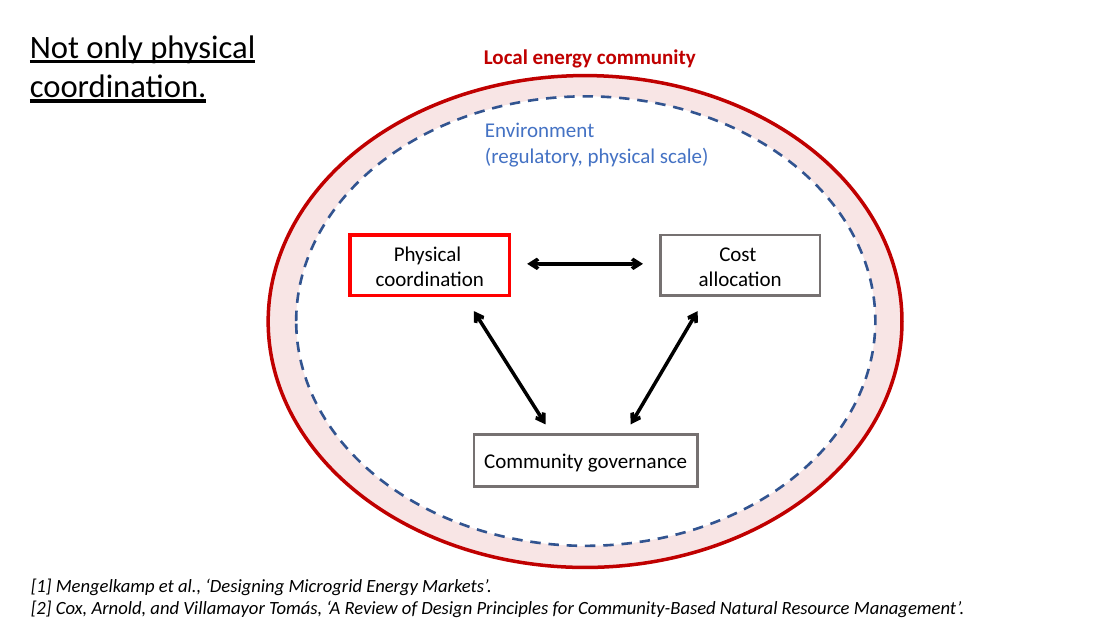
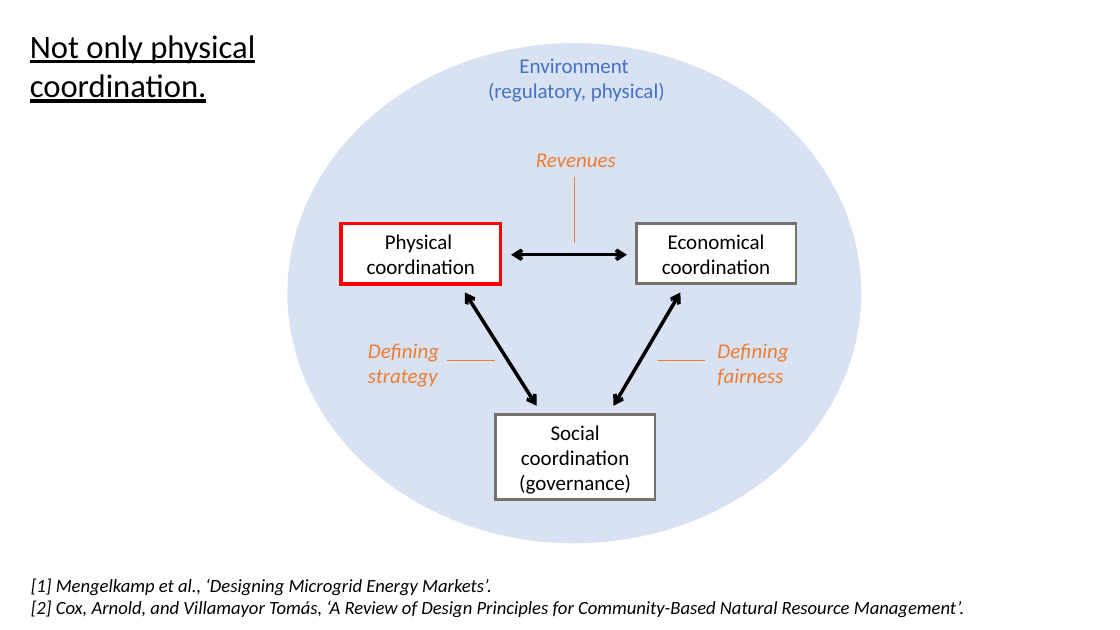
Before and after one commit to Jonathan56/supplementary_thesis, a slide deck: slide 38 of figures.pptx (slide 39 before the commit). Drawn at 1120x630 pixels with LibreOffice and Linux fonts; fonts in the diff are those of the drawing. Boxes give left, top, right and bottom in pixels: in the first picture for what was removed or moved away, otherwise in the second. Text is boxed around its words. In the diff, an @@ line names an element or a change of style, - is before the commit and + after.

```diff
--- a/figures.pptx
+++ b/figures.pptx
@@ ellipse: place and size @@
-ellipse at [297, 97, 875, 546]
+ellipse at [287, 43, 861, 543]
@@ ellipse at [287, 43, 861, 543]: fill #FFFFFF to #4472C4 at 20% opacity; outline #325491 2.25 pt dashed to none @@
@@ text "Environment": place and size @@
-text "Environment" at [485, 122, 709, 167]
+text "Environment" at [488, 58, 665, 102]
@@ text removed at [484, 49, 696, 68] @@
-Local energy community
@@ text at [519, 58, 628, 73]: alignment left to centre @@
@@ ellipse removed at [268, 76, 902, 568] @@
@@ text at [488, 83, 665, 102]: text changed @@
-(regulatory, physical scale)
+(regulatory, physical)
@@ text added at [536, 153, 616, 167], 18 pt, text #ED7D31, italic @@
+Revenues
@@ line added from (574, 243) to (574, 176), #ED7D31 0.5 pt @@
@@ rectangle "Physical": place and size @@
-rectangle "Physical" at [350, 235, 510, 296]
+rectangle "Physical" at [341, 223, 501, 284]
@@ rectangle added at [636, 223, 796, 284], fill #FFFFFF, outline #767171 2.25 pt, 18 pt, text #000000 @@
+Economical coordination
@@ rectangle removed at [660, 235, 820, 296] @@
-Cost
-allocation
@@ double arrow moved from (528, 264) - (644, 264) to (511, 255) - (627, 255) @@
@@ double arrow moved from (474, 311) - (546, 424) to (465, 292) - (537, 406) @@
@@ double arrow moved from (697, 311) - (631, 424) to (681, 292) - (613, 406) @@
@@ text added at [368, 343, 439, 387], 18 pt, text #ED7D31, italic @@
+Defining strategy
@@ text added at [717, 343, 788, 386], 18 pt, text #ED7D31, italic @@
+Defining fairness
@@ line added from (448, 360) to (496, 360), #ED7D31 0.5 pt @@
@@ line added from (658, 360) to (706, 360), #ED7D31 0.5 pt @@
@@ rectangle "Social coordination": place and size @@
-rectangle "Social coordination" at [474, 434, 697, 486]
+rectangle "Social coordination" at [496, 414, 655, 499]
@@ text in rectangle at [519, 425, 631, 494]: text changed @@
-Community governance
+Social coordination
+(governance)
```
Also in this commit, not shown: 5 slides added, 8 slides removed, 3 other files.
